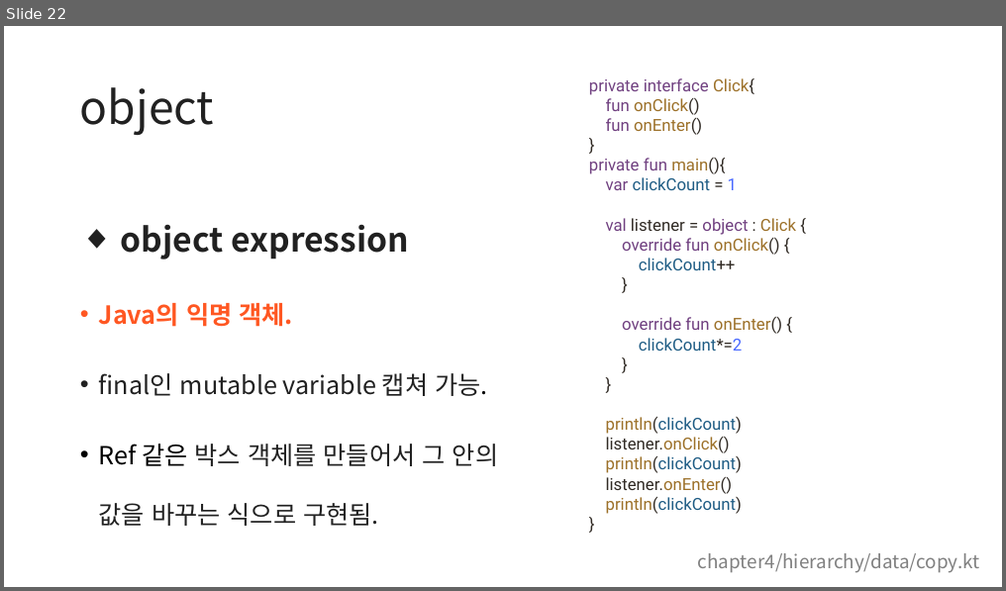
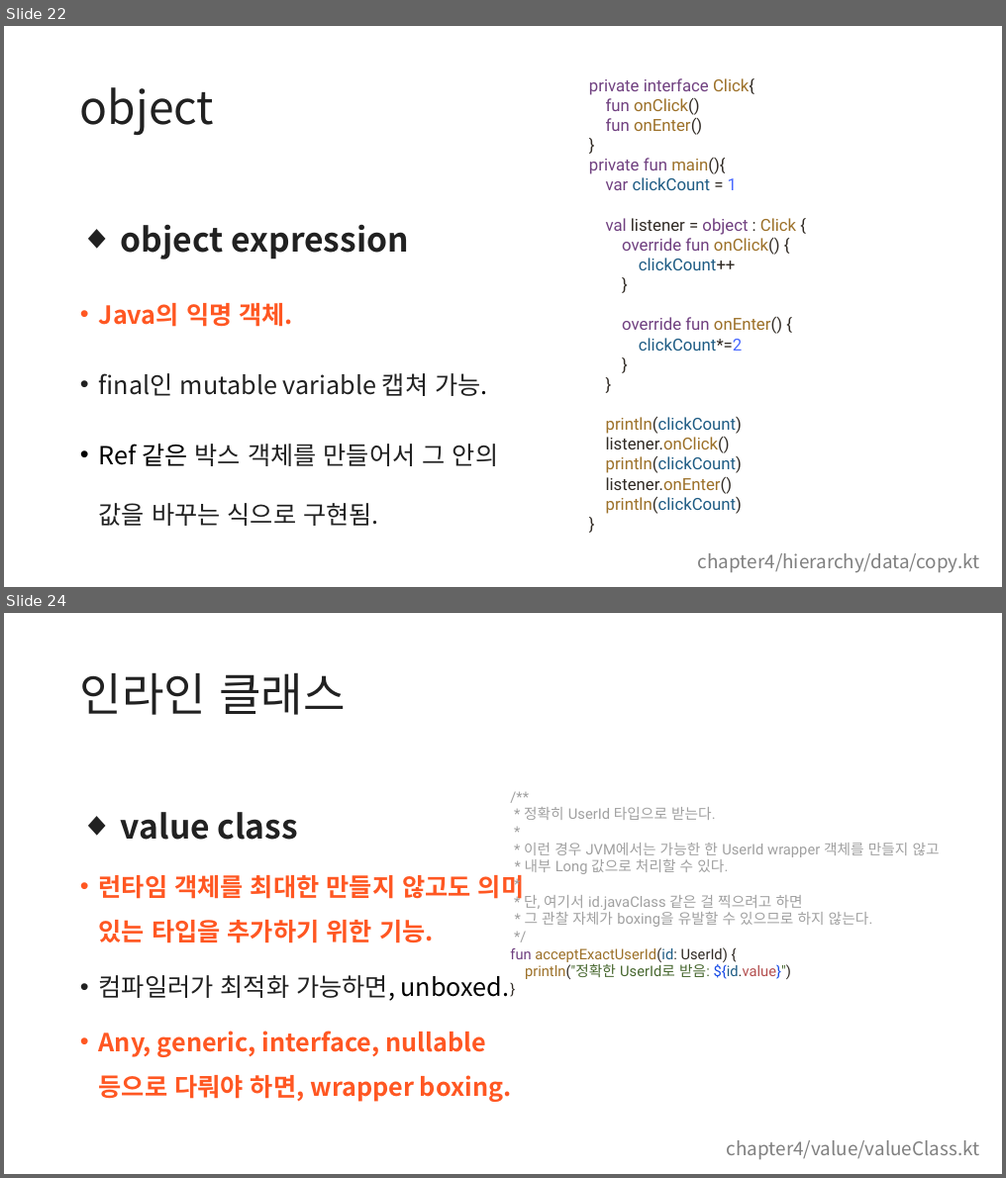
Before and after one commit to kotlin-study-2026/kotlin-study-archive, a slide deck: weak04/src/main/kotlin/chapter4/4장.pptx. Shown one above the other, each under a label of ours: slide 22 before the commit, slides 22 and 24 after it; the slides between them are not shown. The pictures are 1006x591 and 1006x1178 pixels, drawn with LibreOffice and Linux fonts; fonts in the diff are those of the drawing. Boxes give left, top, right and bottom in pixels: in the first picture for what was removed or moved away, otherwise in the second. Text is boxed around its words. In the diff, an @@ line names an element or a change of style, - is before the commit and + after.

```diff
--- a/weak04/src/main/kotlin/chapter4/4장.pptx
+++ b/weak04/src/main/kotlin/chapter4/4장.pptx
@@ slide 24 added at (x1=4, y1=613, x2=1002, y2=1174), background #FFFFFF @@
@@ title added at (x1=80, y1=672, x2=345, y2=715), 44 pt, text #212121 @@
+인라인 클래스
@@ text added at (x1=99, y1=812, x2=524, y2=1102), 24 pt, text #FF5722, bold @@
+◆ value class
+• 런타임 객체를 최대한 만들지 않고도 의미 있는 타입을 추가하기 위한 기능.
+• 컴파일러가 최적화 가능하면, unboxed.
+• Any, generic, interface, nullable 등으로 다뤄야 하면, wrapper boxing.
@@ text added at (x1=510, y1=807, x2=940, y2=979), 14 pt, text #A0A0A0 @@
+/**
+* 정확히 UserId 타입으로 받는다.
+*
+* 이런 경우 JVM에서는 가능한 한 UserId wrapper 객체를 만들지 않고
+* 내부 Long 값으로 처리할 수 있다.
+*
+* 단, 여기서 id.javaClass 같은 걸 찍으려고 하면
+* 그 관찰 자체가 boxing을 유발할 수 있으므로 하지 않는다.
+*/
+fun acceptExactUserId(id: UserId) {
+println("정확한 UserId로 받음: ${id.value}")
+}
@@ text added at (x1=727, y1=1141, x2=980, y2=1160), 18 pt, text #808080 @@
+chapter4/value/valueClass.kt
```
Also in this commit, not shown: 2 slides changed, 6 other slides added, 1 other file.
